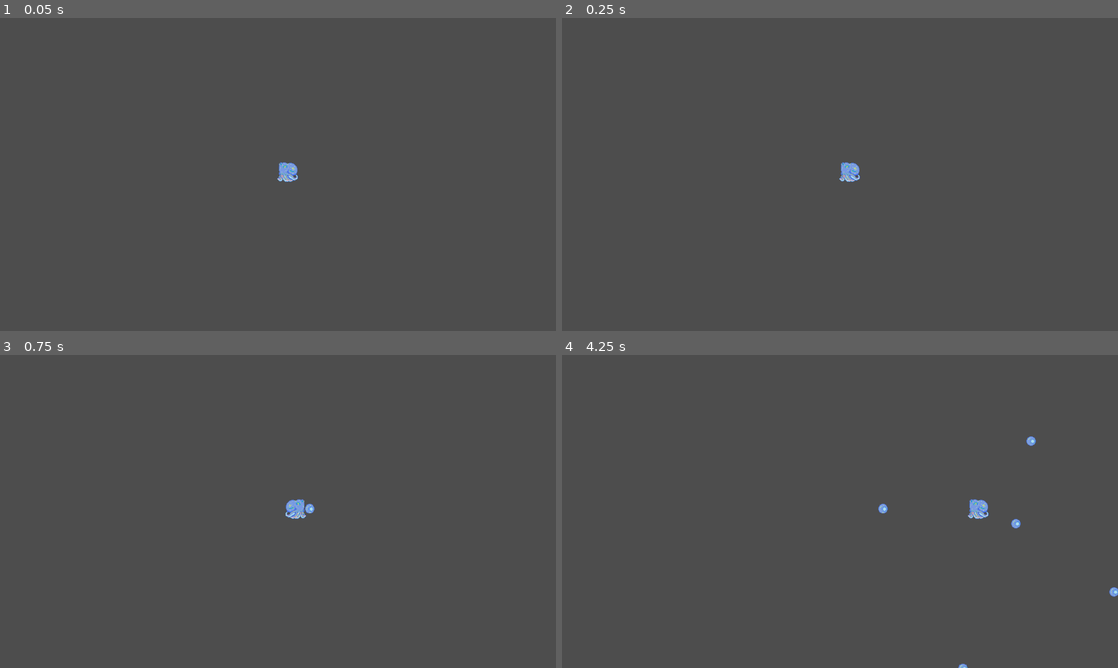
Above: before the commit, frames 1-4 (two rows, left to right).
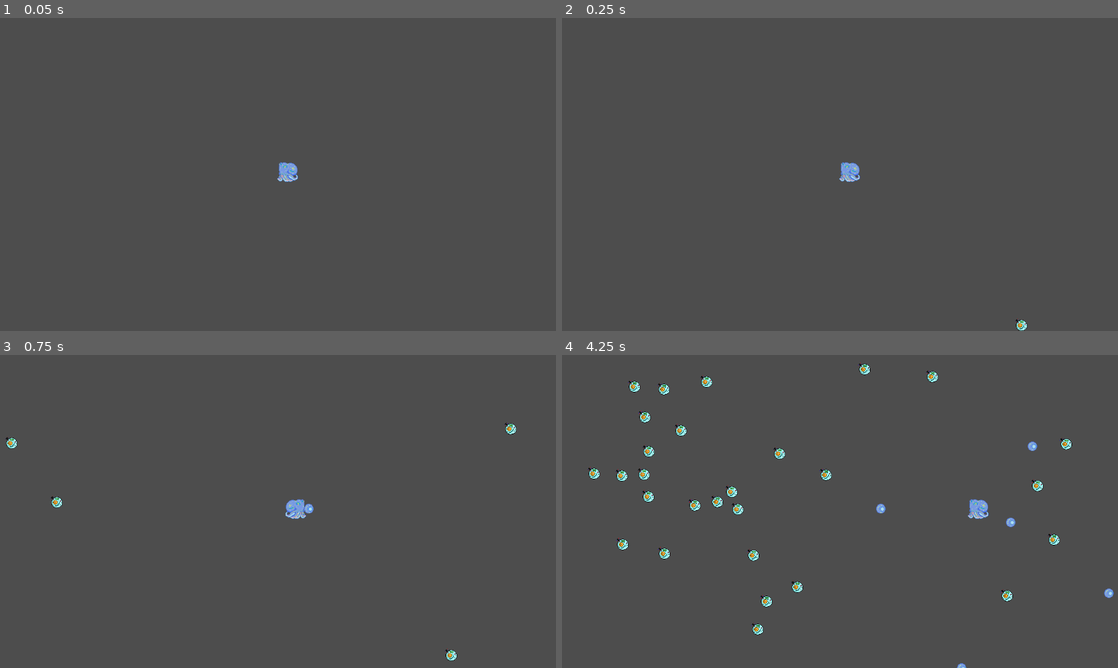
Above: after the commit, the same moments.

Repository: Igonorant/perfect-form
Game: Godot game, scene res://arenas/arena.tscn
Two runs of this game, one before a commit and one after it. Both use one fixed random seed, a clock stepped at 60 frames per second and the inputs below.
Inputs:
- Up to frame 1 (0.05 s): no input
- Up to frame 2 (0.25 s): no input
- Up to frame 3 (0.75 s): hold Right (move_right) from 0.53 s (still down); tap Q (atk_q) at 0.6 s
- Up to frame 4 (4.25 s): release Right (move_right) at 1.28 s; hold Down (move_down) 1.28-2.03 s; tap Q (atk_q) every 0.75 s from 1.35 to 3.6 s; hold Right (move_right) 2.03-2.78 s; hold Up (move_up) 2.78-3.53 s; hold Left (move_left) from 3.53 s (still down)

Frame 1 is identical in both runs. In frame 2, less than 0.1% of the frame differs, in the area x 81-84%, y 96-100%; in frame 3, 0.3%; in frame 4, 1.9%, in the area x 4-100%, y 2-100%.

Commit message:
Added the first enemy prototype

Diff:
--- /dev/null
+++ b/arenas/arena.gd
@@ -0,0 +1,23 @@
+class_name Arena
+extends Node2D
+
+@onready var player = $Player
+@onready var m_screen_size = get_viewport_rect().size
+
+var enemy_scene = preload("res://characters/enemy.tscn")
+
+func _on_spawn_enemy_timer_timeout() -> void:
+    var enemy = enemy_scene.instantiate()
+
+    # Making enemy follow the player
+    enemy.set_target(player)
+
+    # Ensure a minimum distance of ~450 pixels from the player
+    var distance_from_player_squared = pow(450, 2.0)
+    var enemy_spawn_position = Vector2(randf_range(0.0, m_screen_size.x), randf_range(0.0, m_screen_size.y))
+    while (player.global_position.distance_squared_to(enemy_spawn_position) < distance_from_player_squared):
+        enemy_spawn_position = Vector2(randf_range(0.0, m_screen_size.x), randf_range(0.0, m_screen_size.y))
+    enemy.global_position = enemy_spawn_position
+
+    # Spawn the enemy
+    add_child(enemy)
--- a/arenas/arena.tscn
+++ b/arenas/arena.tscn
@@ -1,5 +1,6 @@
-[gd_scene load_steps=6 format=3 uid="uid://f6kdul6wfu40"]
+[gd_scene load_steps=7 format=3 uid="uid://f6kdul6wfu40"]
 
+[ext_resource type="Script" uid="uid://cxbfvyanvy4bw" path="res://arenas/arena.gd" id="1_erld0"]
 [ext_resource type="PackedScene" uid="uid://cqtr5u7m31ils" path="res://characters/player.tscn" id="1_qfwod"]
 
 [sub_resource type="WorldBoundaryShape2D" id="WorldBoundaryShape2D_ubfh8"]
@@ -14,6 +15,7 @@
 normal = Vector2(-1, 0)
 
 [node name="Arena" type="Node2D"]
+script = ExtResource("1_erld0")
 
 [node name="Player" parent="." instance=ExtResource("1_qfwod")]
 position = Vector2(662, 353)
@@ -33,3 +35,9 @@
 [node name="Right" type="CollisionShape2D" parent="Border"]
 position = Vector2(1280, 720)
 shape = SubResource("WorldBoundaryShape2D_h0wof")
+
+[node name="SpawnEnemyTimer" type="Timer" parent="."]
+wait_time = 0.15
+autostart = true
+
+[connection signal="timeout" from="SpawnEnemyTimer" to="." method="_on_spawn_enemy_timer_timeout"]
--- /dev/null
+++ b/characters/enemy.gd
@@ -0,0 +1,17 @@
+class_name Enemy
+extends CharacterBody2D
+
+@onready var c_velocity : VelocityComponent = $VelocityComponent
+
+var m_target : Node2D
+
+func _ready() -> void:
+    pass
+
+func _physics_process(_delta: float) -> void:
+    c_velocity.set_direction(m_target.global_position - global_position)
+    velocity = c_velocity.get_velocity()
+    move_and_slide()
+
+func set_target(target : Node2D) -> void:
+    m_target = target
--- /dev/null
+++ b/characters/enemy.tscn
@@ -0,0 +1,25 @@
+[gd_scene load_steps=5 format=3 uid="uid://dpg3ryjkfw4dx"]
+
+[ext_resource type="Script" uid="uid://bwscga8f2qkix" path="res://characters/enemy.gd" id="1_1ohc2"]
+[ext_resource type="Texture2D" uid="uid://ta6vh22jk3wy" path="res://assets/placeholder_enemy.png" id="2_1ohc2"]
+[ext_resource type="PackedScene" uid="uid://dahnogck2kxfx" path="res://components/velocity_component.tscn" id="2_nhupr"]
+
+[sub_resource type="CircleShape2D" id="CircleShape2D_nhupr"]
+radius = 12.1655
+
+[node name="Enemy" type="CharacterBody2D"]
+script = ExtResource("1_1ohc2")
+metadata/_edit_group_ = true
+
+[node name="Sprite2D" type="Sprite2D" parent="."]
+texture = ExtResource("2_1ohc2")
+region_rect = Rect2(42, 126, 56, 56)
+
+[node name="CollisionShape2D" type="CollisionShape2D" parent="."]
+shape = SubResource("CircleShape2D_nhupr")
+
+[node name="VelocityComponent" parent="." instance=ExtResource("2_nhupr")]
+velocity_limit = 50.0
+acceleration = 500.0
+dynamic_friction = 2.0
+static_friction = 100.0
--- a/characters/player.gd
+++ b/characters/player.gd
@@ -14,7 +14,7 @@
     m_player_last_input_direction = Vector2.ZERO
 
 
-func _process(_delta: float) -> void:
+func _physics_process(_delta: float) -> void:
     _calculate_direction()
     _handle_inputs()
     _move()
--- a/traits/projectile.gd
+++ b/traits/projectile.gd
@@ -16,7 +16,7 @@
     c_velocity.m_velocity = m_spawn_direction.normalized() * speed
 
 
-func _process(delta: float) -> void:
+func _physics_process(delta: float) -> void:
     var velocity : Vector2 = c_velocity.get_velocity()
     position += velocity * delta
     position = position.clamp(Vector2.ZERO, m_screen_size)
Not shown, added: arenas/arena.gd.uid
Binary file added: assets/placeholder_enemy.png
Not shown, added: assets/placeholder_enemy.png.import
Not shown, added: characters/enemy.gd.uid
